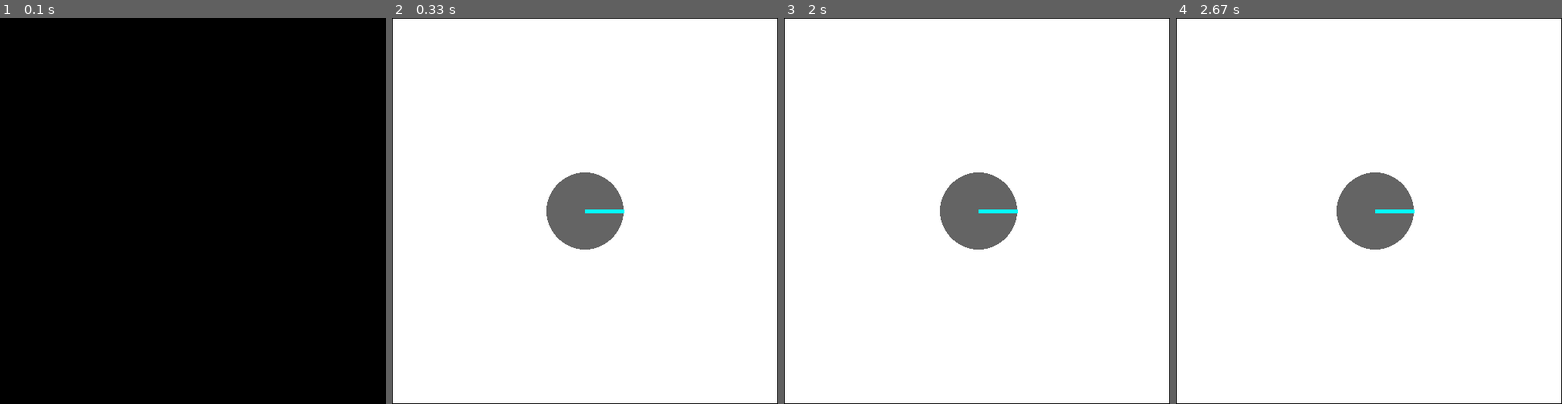
Above: before the commit, frames 1-4 (left to right).
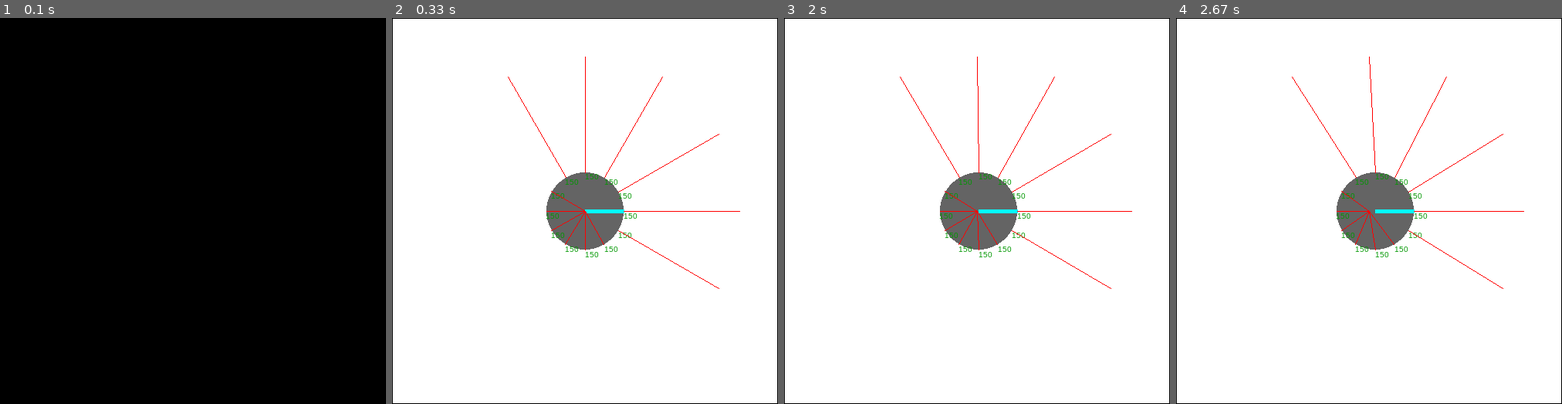
Above: after the commit, the same moments.

Repository: eduardosanchezg/robotsimARS
Game: pygame game, started from main_pygame.py
Two runs of this game, one before a commit and one after it. Both use one fixed random seed, a clock stepped at 60 frames per second and the inputs below.
Inputs:
- Up to frame 1 (0.1 s): no input
- Up to frame 2 (0.33 s): no input
- Up to frame 3 (2 s): tap T at 1.83 s
- Up to frame 4 (2.67 s): tap X at 2.23 s

Frame 1 is identical in both runs. In frame 2, 0.7% of the frame differs, in the area x 30-91%, y 10-71%; in frame 3, 0.7%; in frame 4, 0.7%.

Commit message:
Sensor converted to radian

Diff:
--- a/main_pygame.py
+++ b/main_pygame.py
@@ -59,15 +59,16 @@
 
     font = pygame.font.SysFont('Sans', 10)
     sensor_labels = []
+    print(robot.sensors)
     for i in range(0,12):
         sensor_labels.append(font.render(str(int(robot.sensors[i][0])), True, (0, 150, 0)))
-        x = robot.pos[0] + math.cos(robot.pos[2]+30*i) * (robot.radius + 30)
-        y = robot.pos[1] + math.sin(robot.pos[2]+30*i) * (robot.radius + 30)
-        screen.blit(sensor_labels[i], (x, y))
+        x = robot.pos[0] + math.cos(robot.pos[2]+(math.pi/6.) * i) * (robot.radius + (math.pi/6.))
+        y = robot.pos[1] + math.sin(robot.pos[2]+(math.pi/6.) * i) * (robot.radius + (math.pi/6.))
+        screen.blit(sensor_labels[i], (x, -y))
 
-        x_ = robot.pos[0] + math.cos(robot.pos[2] + 30 * i) * (robot.radius)
-        y_ = robot.pos[1] + math.sin(robot.pos[2] + 30 * i) * (robot.radius)
-        pygame.draw.line(screen, (255, 0, 0), (x_, y_), (robot.sensors[i][1],robot.sensors[i][2]), 1)
+        x_ = robot.pos[0] + math.cos(robot.pos[2] + (math.pi/6.) * i) * (robot.radius)
+        y_ = robot.pos[1] + math.sin(robot.pos[2] + (math.pi/6.) * i) * (robot.radius)
+        pygame.draw.line(screen, (255, 0, 0), (x_, -y_), (robot.sensors[i][1],-robot.sensors[i][2]), 1)
 
 
     pygame.display.update()
--- a/robot.py
+++ b/robot.py
@@ -27,6 +27,8 @@
     def stop(self):
         self.velocity = np.array([0,0])
 
+    # @author: Tobias Bauer
+    # Calculate movement of the robot in dt timesteps
     def time_step(self, dt):
         print(self.pos)
         print(self.velocity)
@@ -46,8 +48,8 @@
 
     def refresh_sensors(self):
         for i in range(12):
-            x = self.max_sensor_range * np.cos(self.pos[2] + i*30) + self.pos[0]
-            y = self.max_sensor_range * np.sin(self.pos[2] + i*30) + self.pos[1]
+            x = self.max_sensor_range * np.cos(self.pos[2] + (math.pi/6.) * i) + self.pos[0]
+            y = self.max_sensor_range * np.sin(self.pos[2] + (math.pi/6.) * i) + self.pos[1]
             sensor_data = self.plotLine(self.pos[0], self.pos[1], x, y)
             self.sensors[i][0] = sensor_data[0] - self.radius # range
             self.sensors[i][1] = sensor_data[1] # x
